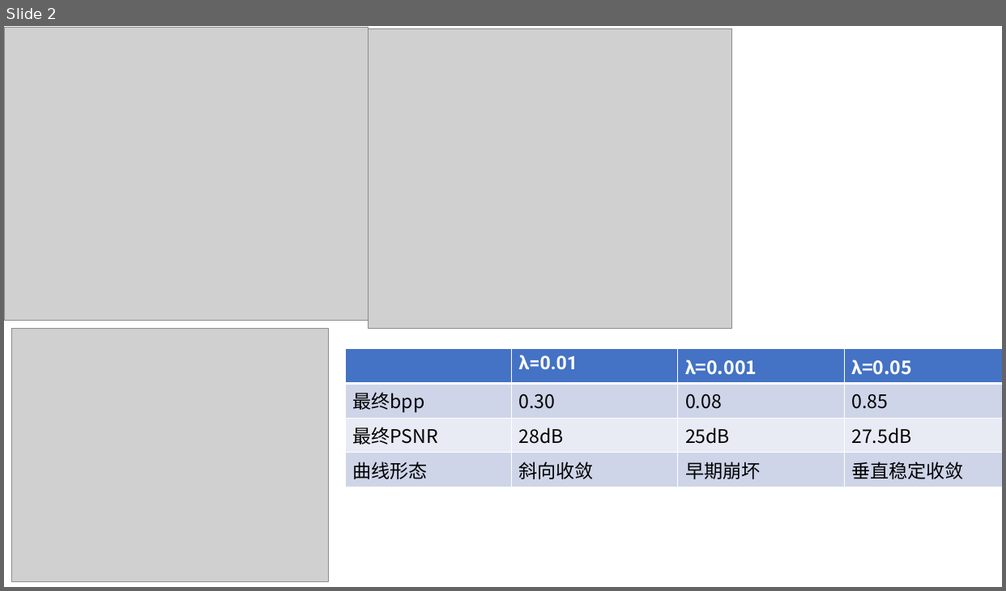
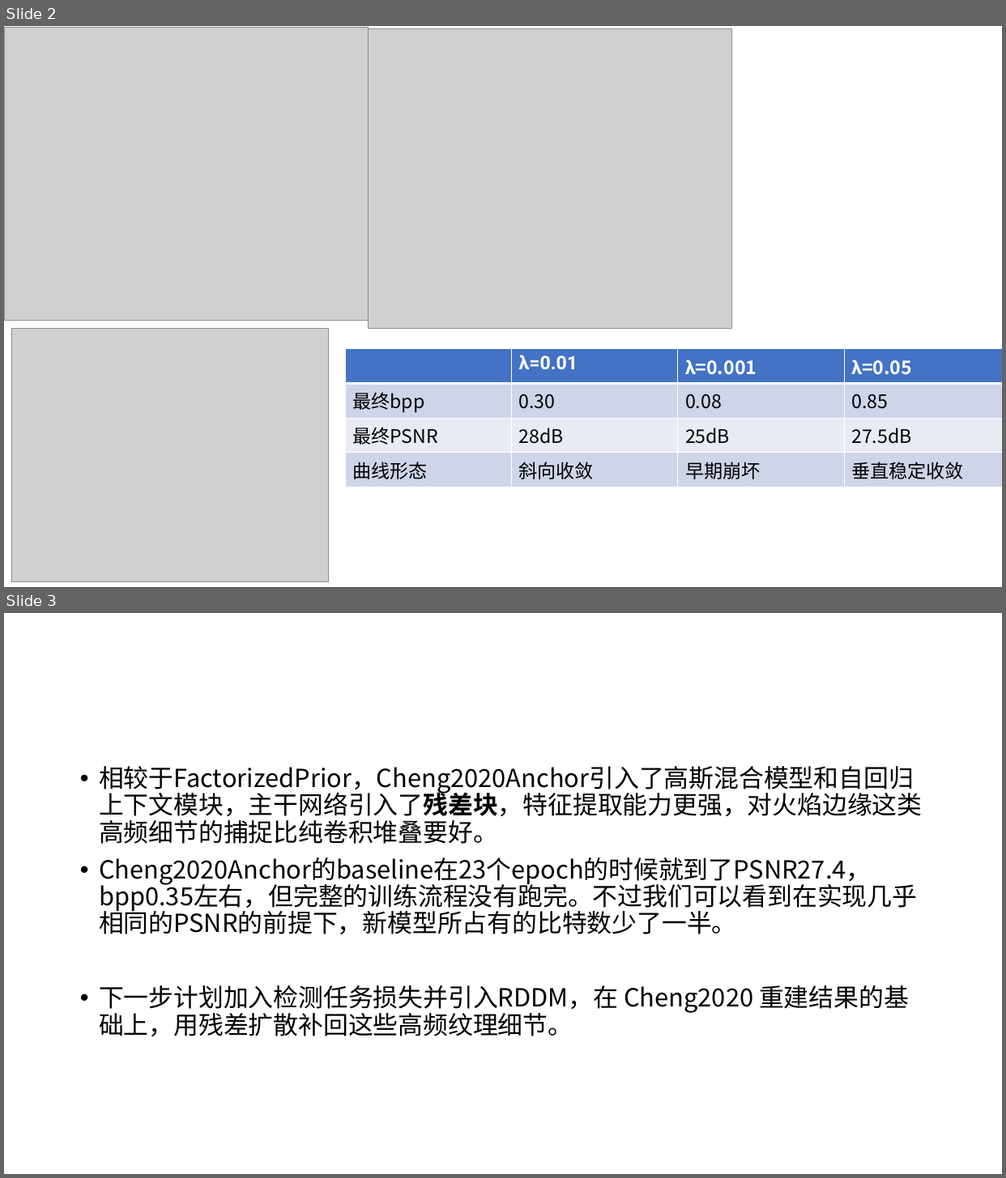
Before and after one commit to lulutianyi/CRIS, a slide deck: CRIS_week11.pptx. Shown one above the other, each under a label of ours: slide 2 before the commit, slides 2 and 3 after it. The pictures are 1006x591 and 1006x1178 pixels, drawn with LibreOffice and Linux fonts; fonts in the diff are those of the drawing; grey boxes stand for pictures. Boxes give left, top, right and bottom in pixels: in the first picture for what was removed or moved away, otherwise in the second. Text is boxed around its words. In the diff, an @@ line names an element or a change of style, - is before the commit and + after.

Commit message:
realizing improvement in baseling of Cheng2020Anchor，conducting mAP datecting and RDDM improving for the first time，reaching the PSNR of 32.

```diff
--- a/CRIS_week11.pptx
+++ b/CRIS_week11.pptx
@@ slide 3 added at (x1=4, y1=613, x2=1002, y2=1174), background #FFFFFF @@
@@ text added at (x1=99, y1=766, x2=922, y2=1037), 24 pt, text #000000 @@
+• 相较于FactorizedPrior，Cheng2020Anchor引入了高斯混合模型和自回归上下文模块，主干网络引入了残差块，特征提取能力更强，对火焰边缘这类高频细节的捕捉比纯卷积堆叠要好。
+• Cheng2020Anchor的baseline在23个epoch的时候就到了PSNR27.4，bpp0.35左右，但完整的训练流程没有跑完。不过我们可以看到在实现几乎相同的PSNR的前提下，新模型所占有的比特数少了一半。
+• 下一步计划加入检测任务损失并引入RDDM，在 Cheng2020 重建结果的基础上，用残差扩散补回这些高频纹理细节。
```
Also in this commit, not shown: 1 other slide added, 18 other files.
